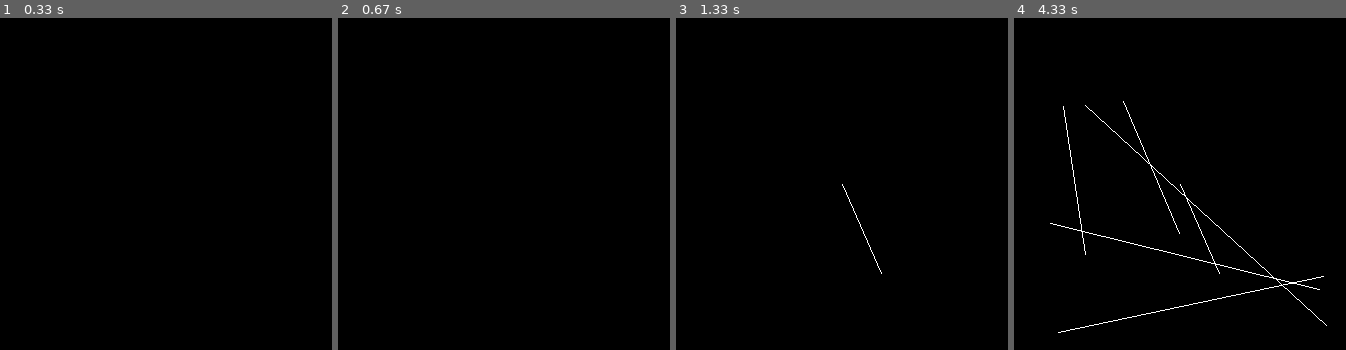
Above: before the commit, frames 1-4 (left to right).
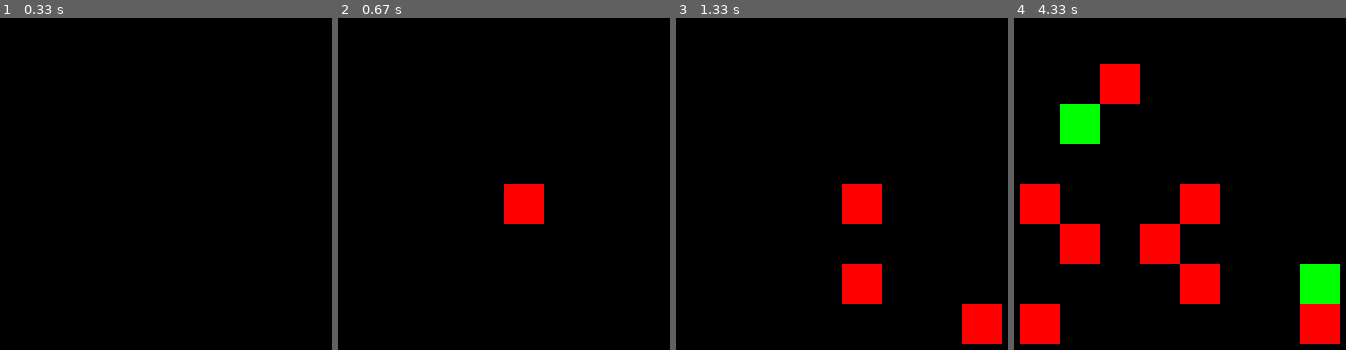
Above: after the commit, the same moments.

Repository: FChippendale/Magnificent-Kuriboh
Game: pygame game, started from map_creater.py
Two runs of this game, one before a commit and one after it. Both use one fixed random seed, a clock stepped at 60 frames per second and the inputs below.
Inputs (mouse positions are in pixels of both pictures, inside the frame that each line leads up to):
- Up to frame 1 (0.33 s): no input
- Up to frame 2 (0.67 s): click (504, 184) at 0.38 s
- Up to frame 3 (1.33 s): click (881, 273) at 0.72 s; click (988, 323) at 1.05 s
- Up to frame 4 (4.33 s): click (1083, 104) at 1.38 s; click (1180, 233) at 1.72 s; click (1123, 101) at 2.05 s; click (1319, 290) at 2.38 s; click (1050, 223) at 2.72 s; click (1063, 107) at 3.05 s; click (1083, 253) at 3.38 s; click (1322, 276) at 3.72 s; click (1057, 333) at 4.05 s

Frame 1 is identical in both runs. In frame 2, 1.5% of the frame differs, in the area x 50-63%, y 50-63%; in frame 3, 4.4%; in frame 4, 15%, in the area x 1-99%, y 13-99%.

Commit message:
updated to make grid maps

Diff:
--- a/map_creater.py
+++ b/map_creater.py
@@ -1,20 +1,35 @@
 import pygame
 import sys
 import os
+import numpy as np
+
+def write_level(drawn_map, w, h):
+    level_layout.write(str(h) + ' ' + str(w) + '\n')
+    for i in range(h):
+        layer = ''
+        for ii in range(w):
+            layer += str(int(drawn_map[ii][i])) + ' '
+        layer += '\n'
+        level_layout.write(layer)
+
+
+colours = ((0, 0, 0), (255, 0, 0), (0, 255, 0), (0, 0, 255), (255, 255, 0), (255, 0, 255), (0, 255, 255))
 
 level_layout = open('level_layout.txt', 'w+')
 pygame.init()
 
-#Right way
+w = 10
+h = 10
+
 SCREENWIDTH = 400
-SCREENHEIGHT = 400
+SCREENHEIGHT = (400 * h//w)
 SCREENSIZE = [SCREENWIDTH, SCREENHEIGHT]
 screen = pygame.display.set_mode(SCREENSIZE)
 
 #caption for the game
 pygame.display.set_caption("Level editor")
 
-points = []
+points = np.zeros((w, h))
 
 while True:
     pos = pygame.mouse.get_pos()
@@ -23,17 +38,13 @@
             pygame.quit()
             sys.exit()
         if event.type == pygame.KEYDOWN:
-            if event.key == pygame.K_ESCAPE: pygame.quit(), level_layout.close(), sys.exit()
+            if event.key == pygame.K_ESCAPE: write_level(points, w, h), pygame.quit(), level_layout.close(), sys.exit()
         #Here for any commands inside the for loop
         if event.type == pygame.MOUSEBUTTONDOWN:
-            points += [pos]
+            points[int(pos[0] / SCREENWIDTH * w)][int(pos[1] / SCREENHEIGHT * h)] = (points[int(pos[0] / SCREENWIDTH * w)][int(pos[1] / SCREENHEIGHT * h)] + 1) % len(colours)
 
-    if len(points) == 2:
-        pygame.draw.line(screen, (255, 255, 255), points[0], points[1], 1)
-        wall = str(points[0][0] // 10).zfill(3) + "," + str(points[0][1] // 10).zfill(3) + " " + str(points[1][0] // 10).zfill(3) + "," + str(points[1][1] // 10).zfill(3) + '\n'
-        level_layout.write(wall)
-        points = []
+    for i in range(w):
+        for ii in range(h):
+            pygame.draw.polygon(screen, colours[int(points[i][ii])], ((i * SCREENWIDTH // w, (ii + 1) * SCREENHEIGHT // h), (i * SCREENWIDTH // w, ii * SCREENHEIGHT // h), ((i + 1) * SCREENWIDTH // w, ii * SCREENHEIGHT // h), ((i + 1) * 400 // w, (ii + 1) * 400 // h)))
 
-    #beware of the positioning of this line. It should be inside the while
-    #for all the commands that need to be executed inside the while
     pygame.display.update()
